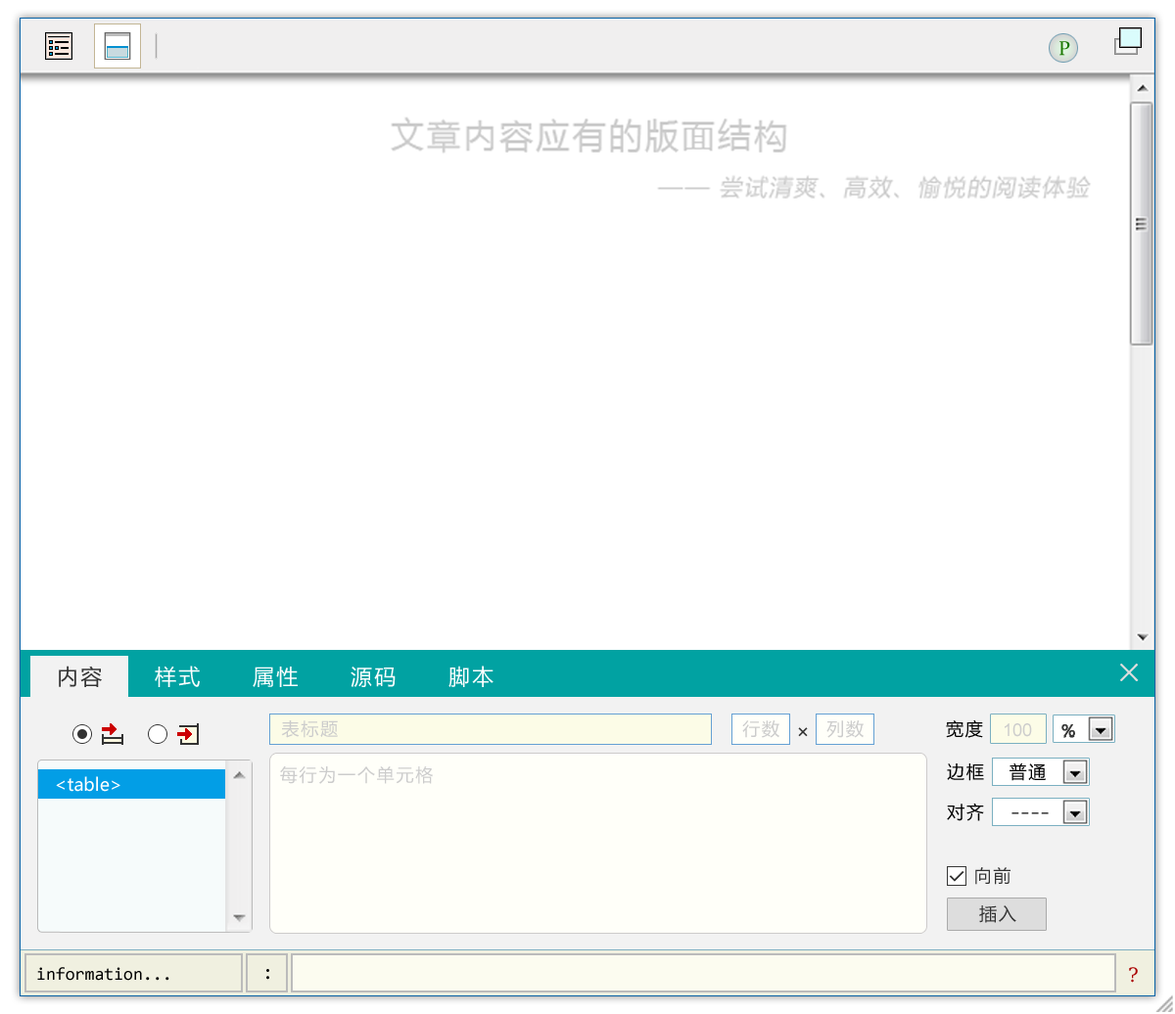
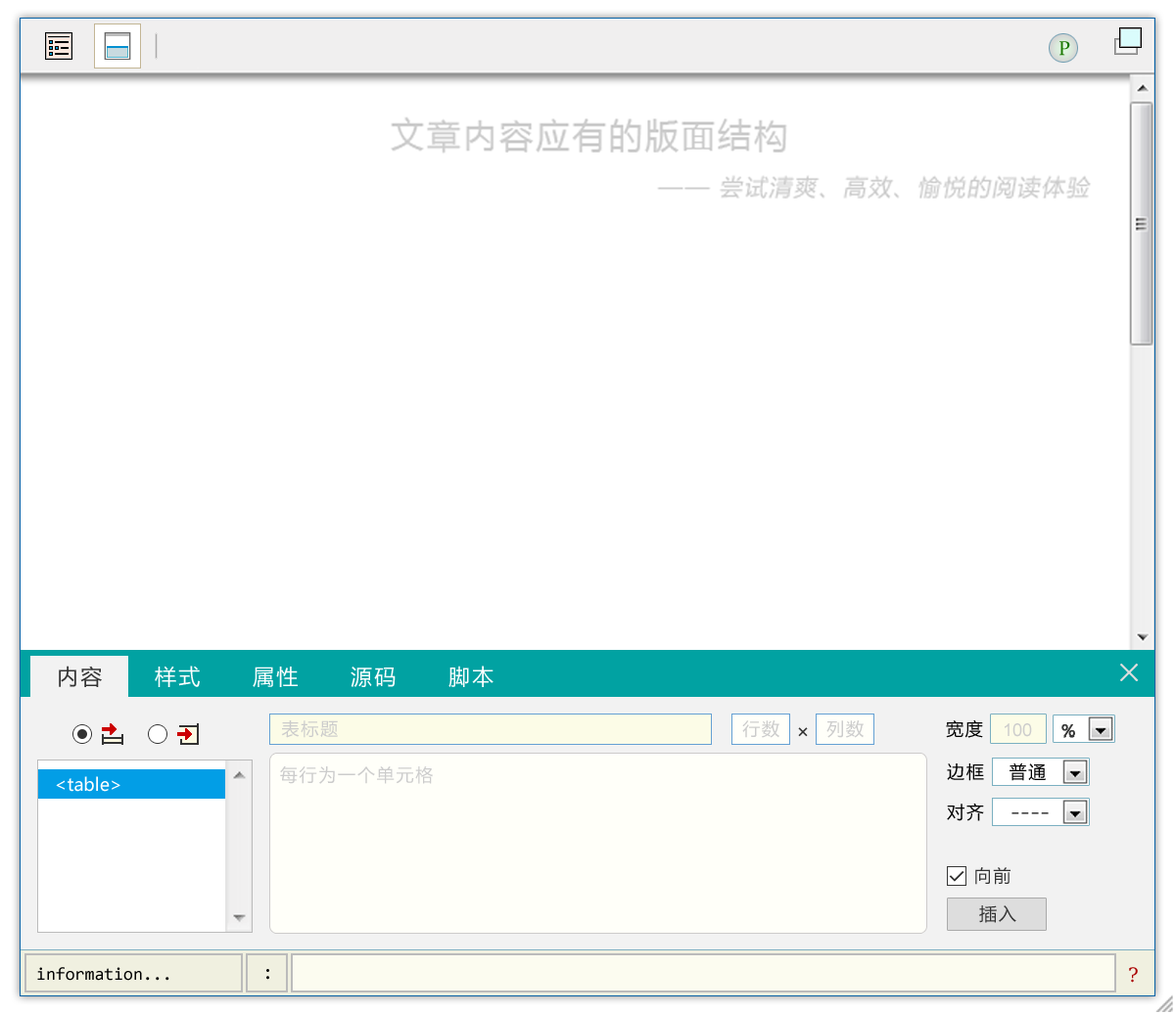
Layer changes from the first 1175×1014 image to the second:
painted on "颜色填充 29" over left=37, top=759, right=253, bottom=933
